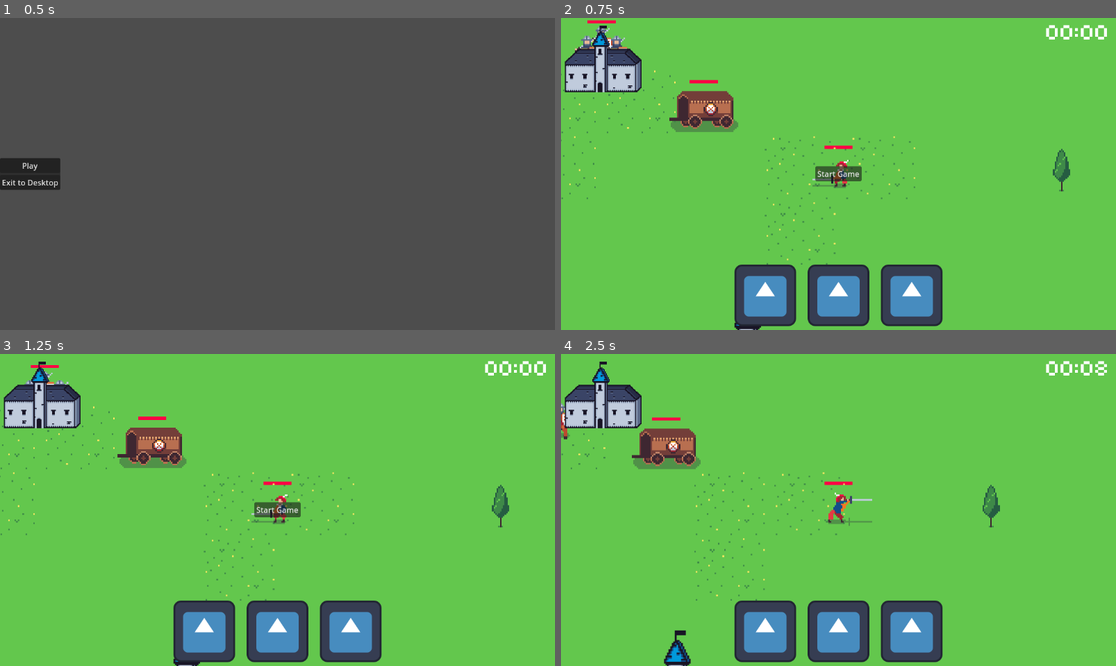
Above: before the commit, frames 1-4 (two rows, left to right).
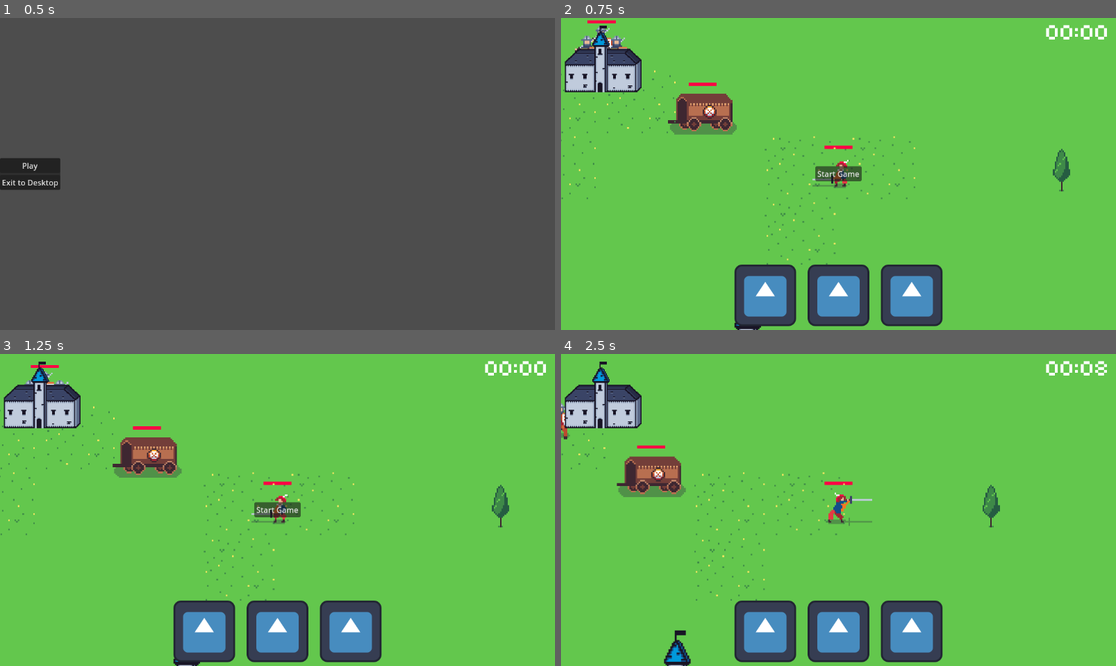
Above: after the commit, the same moments.

Repository: TKlintworth/godotjam57
Game: Godot game, scene res://scenes/main_menu.tscn
Two runs of this game, one before a commit and one after it. Both use one fixed random seed, a clock stepped at 60 frames per second and the inputs below. The engine's default icon, where the game draws it, is replaced by a stand-in: a white triangle on a blue panel in a dark square.
Inputs:
- Up to frame 1 (0.5 s): no input
- Up to frame 2 (0.75 s): click "Play" at 0.5 s
- Up to frame 3 (1.25 s): no input
- Up to frame 4 (2.5 s): click "Start Game" at 1.25 s; hold Right (right) from 2.03 s (still down); tap Space (player_attack) at 2.1 s

Frame 1 is identical in both runs. In frame 2, 0.9% of the frame differs, in the area x 19-32%, y 19-38%; in frame 3, 1.7%; in frame 4, 2.5%, in the area x 10-26%, y 20-46%.

Commit message:
change scene

Diff:
--- a/scenes/main.tscn
+++ b/scenes/main.tscn
@@ -37,6 +37,7 @@
 [node name="EnemyCity" parent="." instance=ExtResource("7_57t1n")]
 position = Vector2(232, 256)
 level_up_time = 10
+isActive = true
 
 [node name="EnemyCity2" parent="." instance=ExtResource("7_57t1n")]
 position = Vector2(280, 80)
